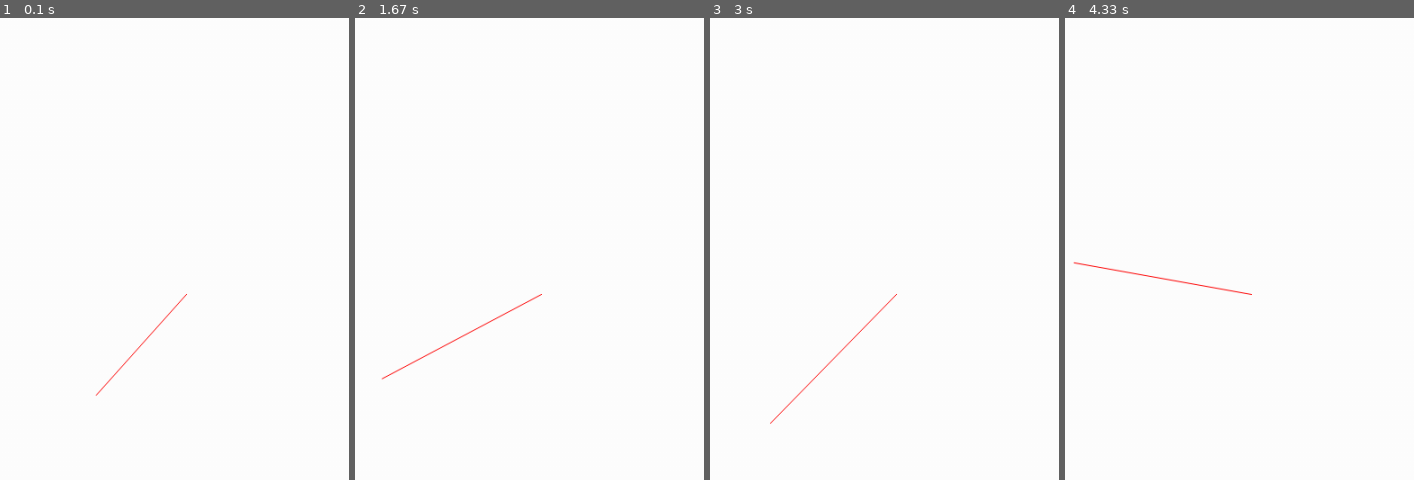
Above: before the commit, frames 1-4 (left to right).
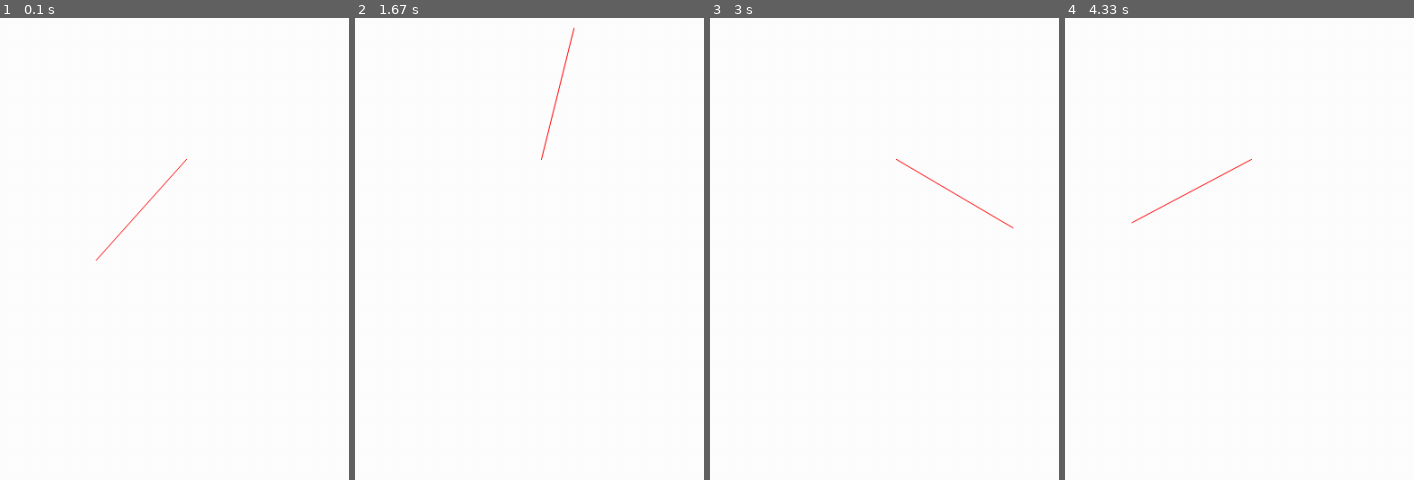
Above: after the commit, the same moments.

Repository: dantecc10/physics-coding
Game: pygame game, started from exercise3.py
The game is run twice, just before and just after one commit, with the same random seed, the same clock (stepped at 60 frames per second) and the same inputs.
Inputs:
- Up to frame 1 (0.1 s): no input
- Up to frame 2 (1.67 s): hold R 0.33-0.8 s; hold Up 0.33-0.8 s; hold Up 0.83-1.3 s; hold Down 1.33-1.63 s
- Up to frame 3 (3 s): hold Up 1.67-2.03 s; hold Down 2.07-2.43 s; hold Up 2.47-2.77 s; hold Down from 2.8 s (still down)
- Up to frame 4 (4.33 s): release Down at 3.1 s; hold Up 3.13-3.5 s; hold Down 3.53-3.9 s; hold Up 3.93-4.23 s; hold Down from 4.27 s (still down)

The runs differ from the first frame. In frame 1, 0.3% of the frame differs, in the area x 27-54%, y 30-82%; in frame 2, 0.4%; in frame 3, 0.4%; in frame 4, 0.4%, in the area x 2-54%, y 30-60%.

Commit message:
update notes

Diff:
--- a/exercise3.py
+++ b/exercise3.py
@@ -10,7 +10,7 @@
 player_pos = pygame.Vector2(screen.get_width() / 2, screen.get_height() / 2)
 
 x0 = 500
-y0 = 500
+y0 = 350
 
 # P1 = (r * cos(0) + x0, r * sin(0) + x0)
 theta = 40
@@ -32,7 +32,7 @@
     if keys[pygame.K_UP]:
         theta -= 50# * dt
     if keys[pygame.K_DOWN]:
-        theta += 5# * dt
+        theta += 50# * dt
     x1 = r * np.cos(theta) + x0
     y1 = r * np.sin(theta) + y0
     #if keys[pygame.K_LEFT]: x2 -= 300 * dt
@@ -40,11 +40,9 @@
 
     if keys[pygame.K_r]:
         x0 = 500
-        y0 = 500
-
-        # P1 = (r * cos(0) + x0, r * sin(0) + x0)
-        theta = 100
-        r = 200
+        y0 = 350
+        theta = 40
+        r = 150
         x1 = r * np.cos(theta) + x0
         y1 = r * np.sin(theta) + y0
 
